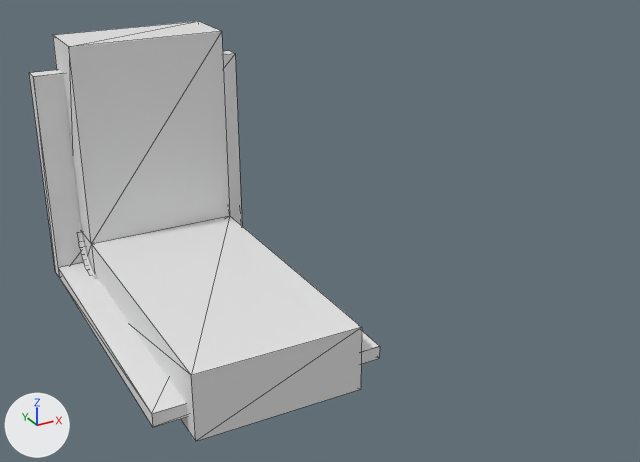
What one commit did to the glTF model levels/wall_level/wall_level.glb.
Both versions are drawn from a 50 mm camera at (-128.0, -362.0, 196.0) aimed at (68.0, -6.0, 18.0). The lights are fixed; the arrows at lower left show +X, +Y and +Z. Mesh edges are drawn as thin lines on the coarser meshes. Where no turn or scale is listed for an object, it has been applied to the vertices.

Names of what the first picture shows: 'ground -attract -convcol', 'ground -grav  ', 'wall -attract -convcol', 'wall -grav'.
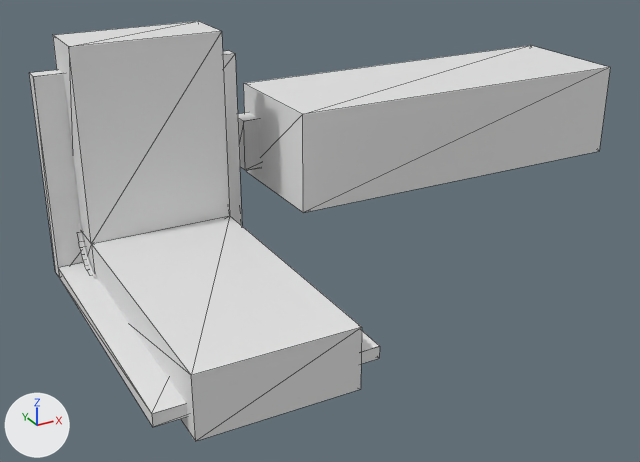
Edits to the bpy script that builds the scene:
```text
Add me_ground_003:
    me_ground_003.from_pydata([(41.0, -7.0, 14.0), (-50.0, -7.0, -14.0), (41.0, -7.0, -14.0), (-50.0, -7.0, 14.0), (53.0, -9.0, 14.0), (47.0, -7.0, -14.0), (53.0, -9.0, -14.0), (47.0, -7.0, 14.0), (130.0, -50.0, 14.0), (130.0, -50.0, -14.0)], [], [(0, 1, 2), (0, 3, 1), (4, 5, 6), (4, 7, 5), (7, 2, 5), (7, 0, 2), (8, 6, 9), (8, 4, 6)])
Add me_cube_004:
    me_cube_004.from_pydata(...)  # a box spanning x -70.0..133.0, y -47.0..22.0, z -29.0..22.0
Add me_ground_002_1:
    me_ground_002_1.from_pydata(...)  # 12 vertices, 20 faces; spans x -50.0..139.0, y -50.0..7.0, z -14.0..14.0
Add ob_path01__grav_definition:
    ob_path01__grav_definition = bpy.data.objects.new('path01 -grav_definition', me_ground_003)
    ob_path01__grav_definition.location = (105.5, 62.2, 47.1)
Add ob_path01__grav_area:
    ob_path01__grav_area = bpy.data.objects.new('path01 -grav_area', me_cube_004)
    ob_path01__grav_area.location = (134.2, 52.3, 54.0)
Add ob_path01___attract__col:
    ob_path01___attract__col = bpy.data.objects.new('path01 --attract -col', me_ground_002_1)
    ob_path01___attract__col.location = (105.5, 62.2, 47.1)
```

Where the change shows, as pixel boxes [x1, y1, x2, y2] in the pictures (640 x 462 px):
'path01 -grav_area', added
    after: [243, 45, 610, 213]
'path01 --attract -col', added
    after: [238, 113, 261, 170]
'path01 -grav_definition', added
    after: [244, 120, 261, 170]
